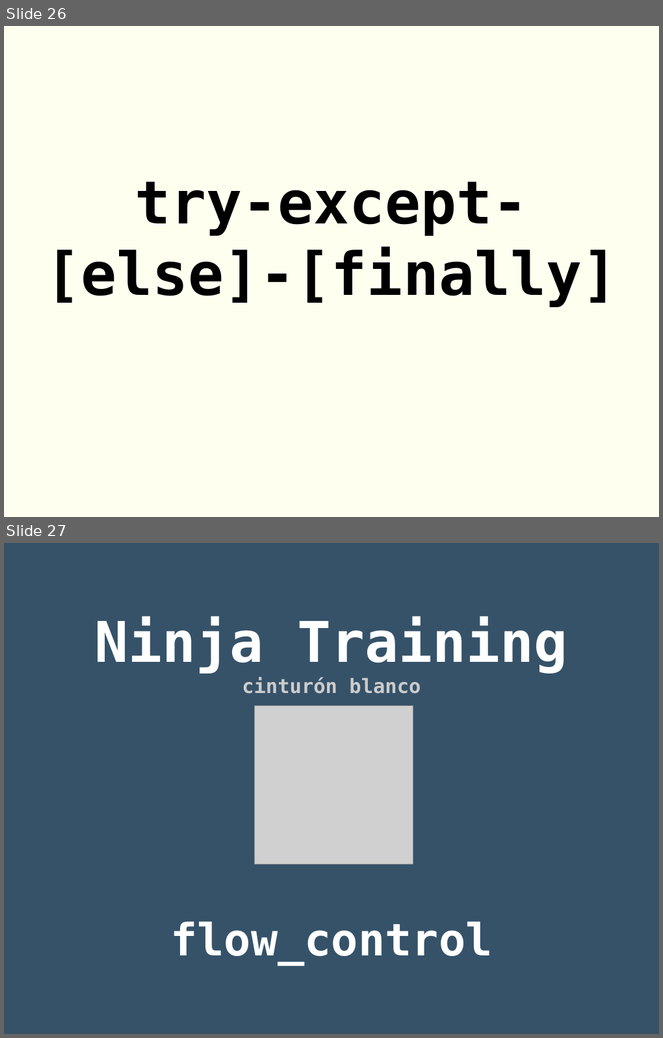
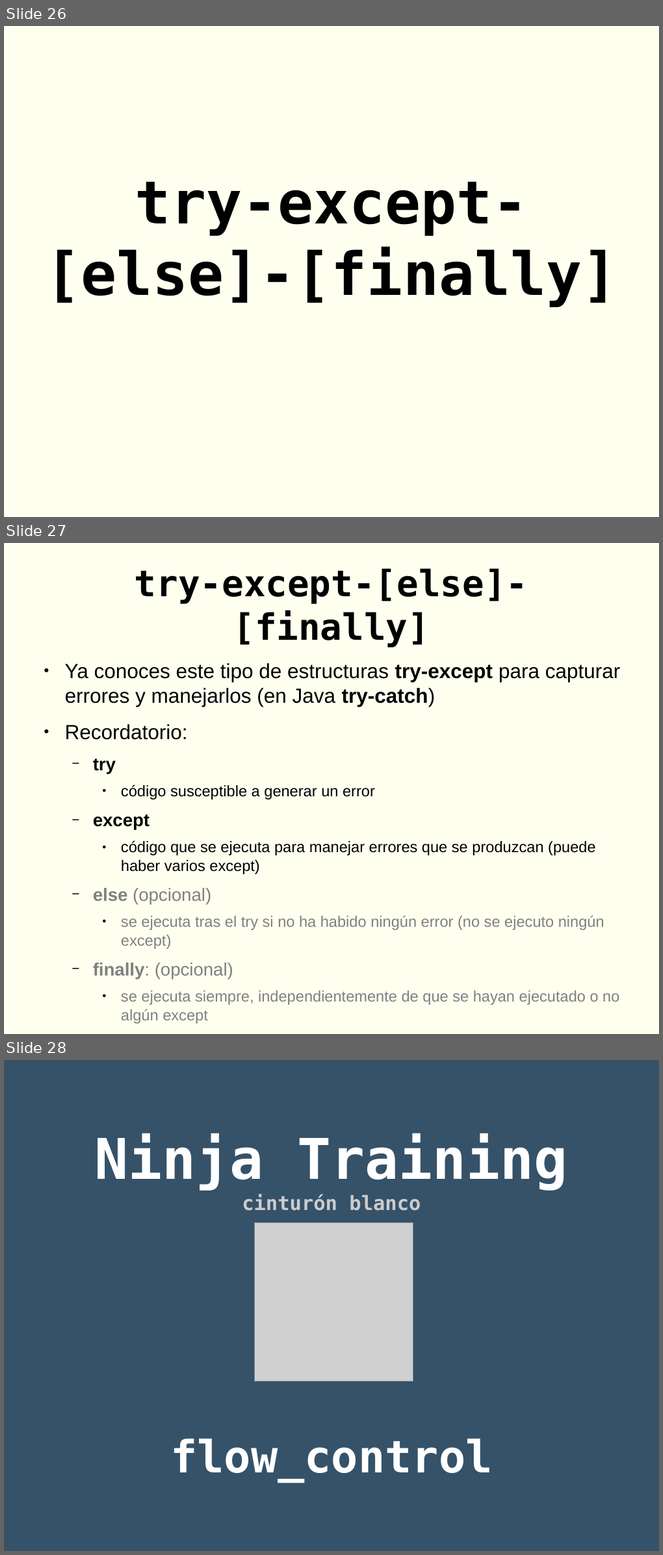
Before and after one commit to rgmf/dwes, a slide deck: unidades/01_introduccion_a_python/presentacion/06_estructuras_de_control.odp. Shown one above the other, each under a label of ours: slides 26 and 27 before the commit, slides 26, 27 and 28 after it. The pictures are 663x1038 and 663x1555 pixels, drawn with LibreOffice and Linux fonts; fonts in the diff are those of the drawing; grey boxes stand for pictures. Boxes give left, top, right and bottom in pixels: in the first picture for what was removed or moved away, otherwise in the second. Text is boxed around its words. In the diff, an @@ line names an element or a change of style, - is before the commit and + after.

Commit message:
WIP: if and for flow controls documentation (presentation) done.

```diff
--- a/unidades/01_introduccion_a_python/presentacion/06_estructuras_de_control.odp
+++ b/unidades/01_introduccion_a_python/presentacion/06_estructuras_de_control.odp
@@ slide 27 added at box(4, 543, 659, 1034), background #FFFFF0 @@
@@ title added at box(135, 568, 528, 647), 44 pt, text #000000, bold @@
+try-except-[else]-[finally]
@@ text added at box(65, 663, 621, 1024), 18.6 pt, text #000000 @@
+● Ya conoces este tipo de estructuras try-except para capturar errores y manejarlos (en Java try-catch)
+● Recordatorio:
+  − try
+    ● código susceptible a generar un error
+  − except
+    ● código que se ejecuta para manejar errores que se produzcan (puede haber varios except)
+  − else (opcional)
+    ● se ejecuta tras el try si no ha habido ningún error (no se ejecuto ningún except)
+  − finally: (opcional)
+    ● se ejecuta siempre, independientemente de que se hayan ejecutado o no algún except
@@ what was slide 27 is now slide 28 @@
```
